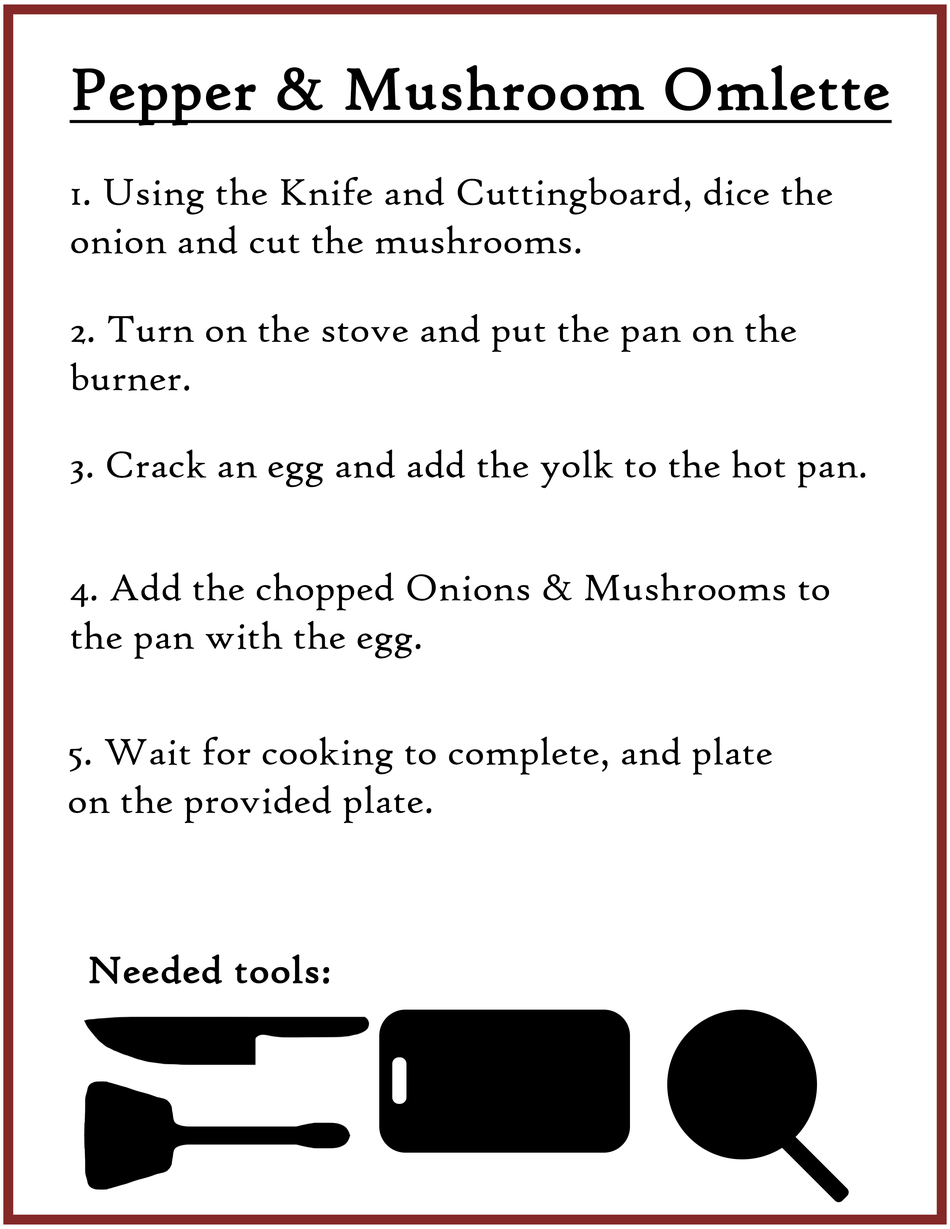
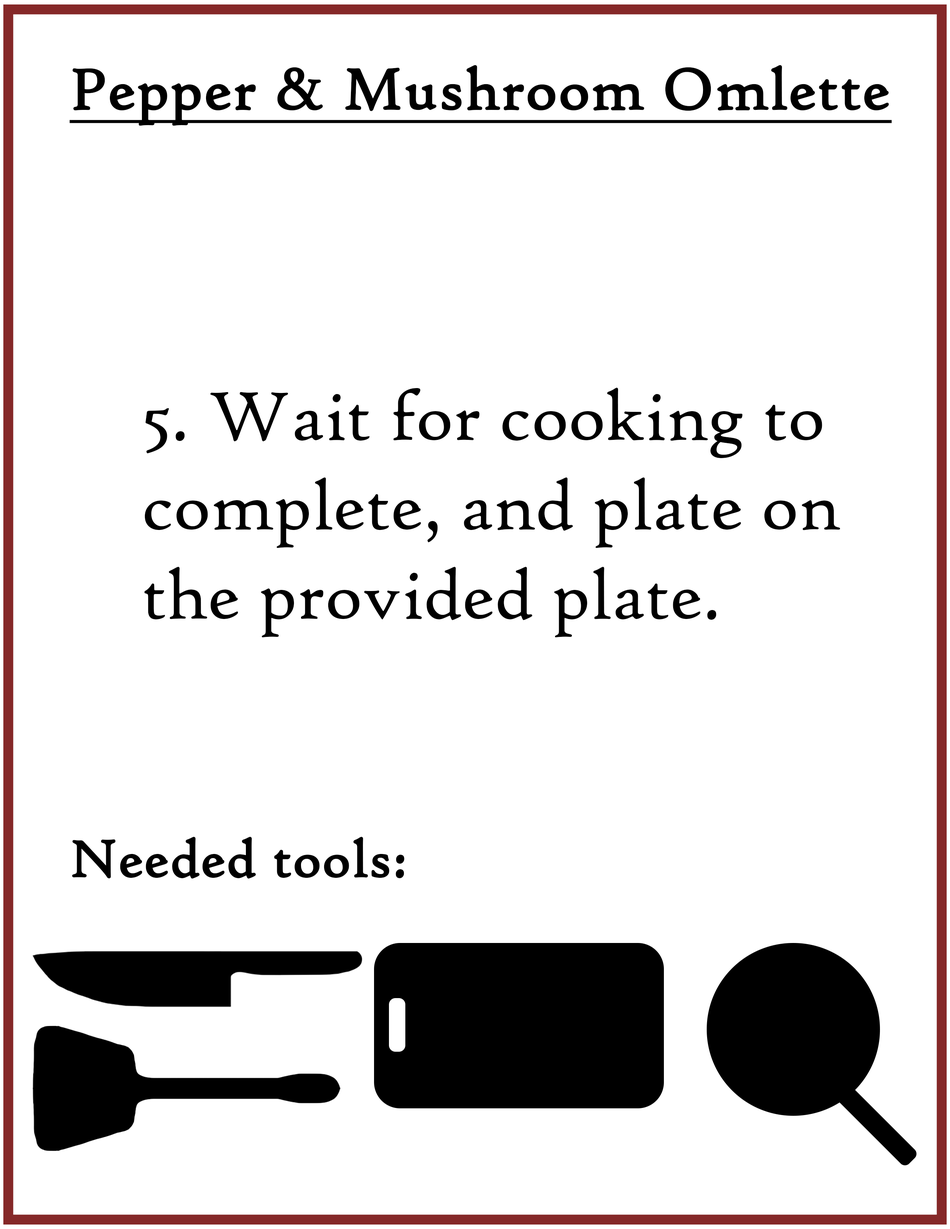
Comparing the layer stacks of the two 950×1229 images. Changes:
painted on "Needed tools:" over (x1=71, y1=836, x2=405, y2=985)
painted on "5. Wait for cooking to complete, and plate on the provided plat" over (x1=68, y1=387, x2=841, y2=824)
hid "4. Add the chopped Onions & Mushrooms to the pan with the egg.", painted on it over (x1=70, y1=341, x2=865, y2=660)
hid "3. Crack an egg and add the yolk to the hot pan.", painted on it over (x1=70, y1=413, x2=866, y2=598)
hid "2. Turn on the stove and put the pan on the burner.", painted on it over (x1=70, y1=314, x2=866, y2=628)
hid "1. Using the Knife and Cuttingboard, dice the onion and cut the", painted on it over (x1=71, y1=176, x2=833, y2=645)
painted on "Rounded Rectangle 2" over (x1=388, y1=998, x2=407, y2=1105)
painted on "Rounded Rectangle 1" over (x1=374, y1=943, x2=664, y2=1153)
painted on "Rounded Rectangle 3" over (x1=736, y1=1036, x2=917, y2=1203)
painted on "Ellipse 1" over (x1=667, y1=943, x2=880, y2=1160)
added group "Background" with 4 layers over (x1=32, y1=176, x2=917, y2=1203)
moved "spaturla_vector" into group "Background", painted on it over (x1=32, y1=1025, x2=351, y2=1191)
moved "knife_vector" into group "Background", painted on it over (x1=32, y1=951, x2=370, y2=1066)
moved "Rectangle 1" into group "Background" over (x1=32, y1=176, x2=917, y2=1203)
renamed "Background" to "Layer 0", moved it into group "Background" over (x1=32, y1=176, x2=917, y2=1203)
